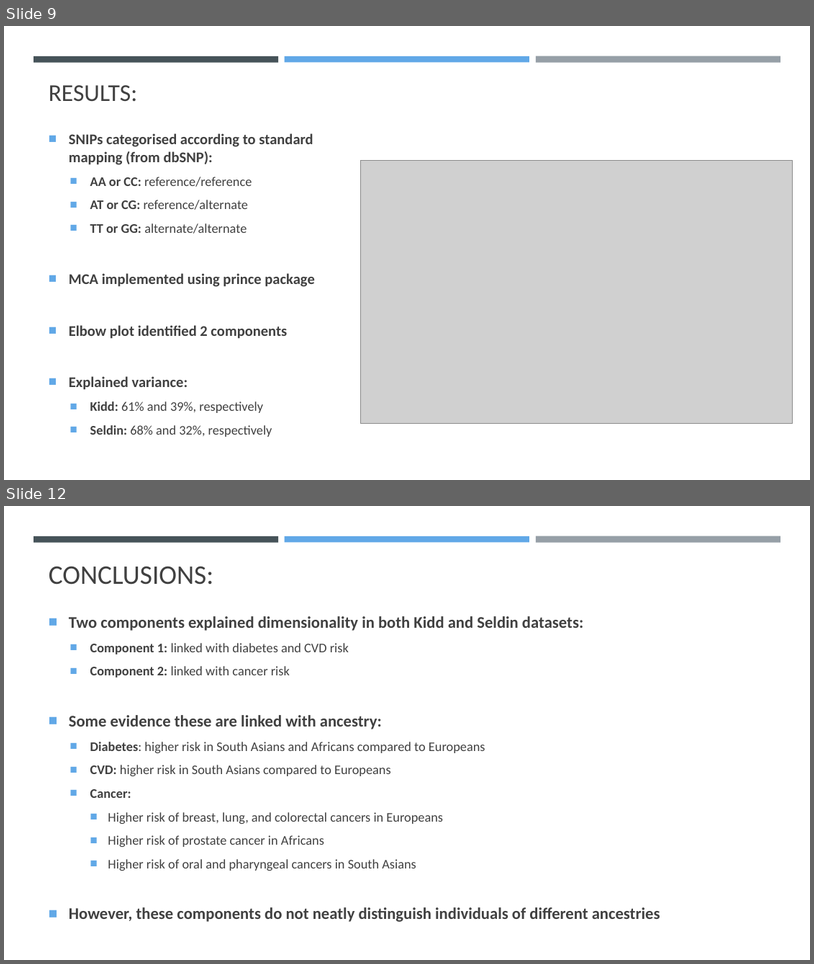
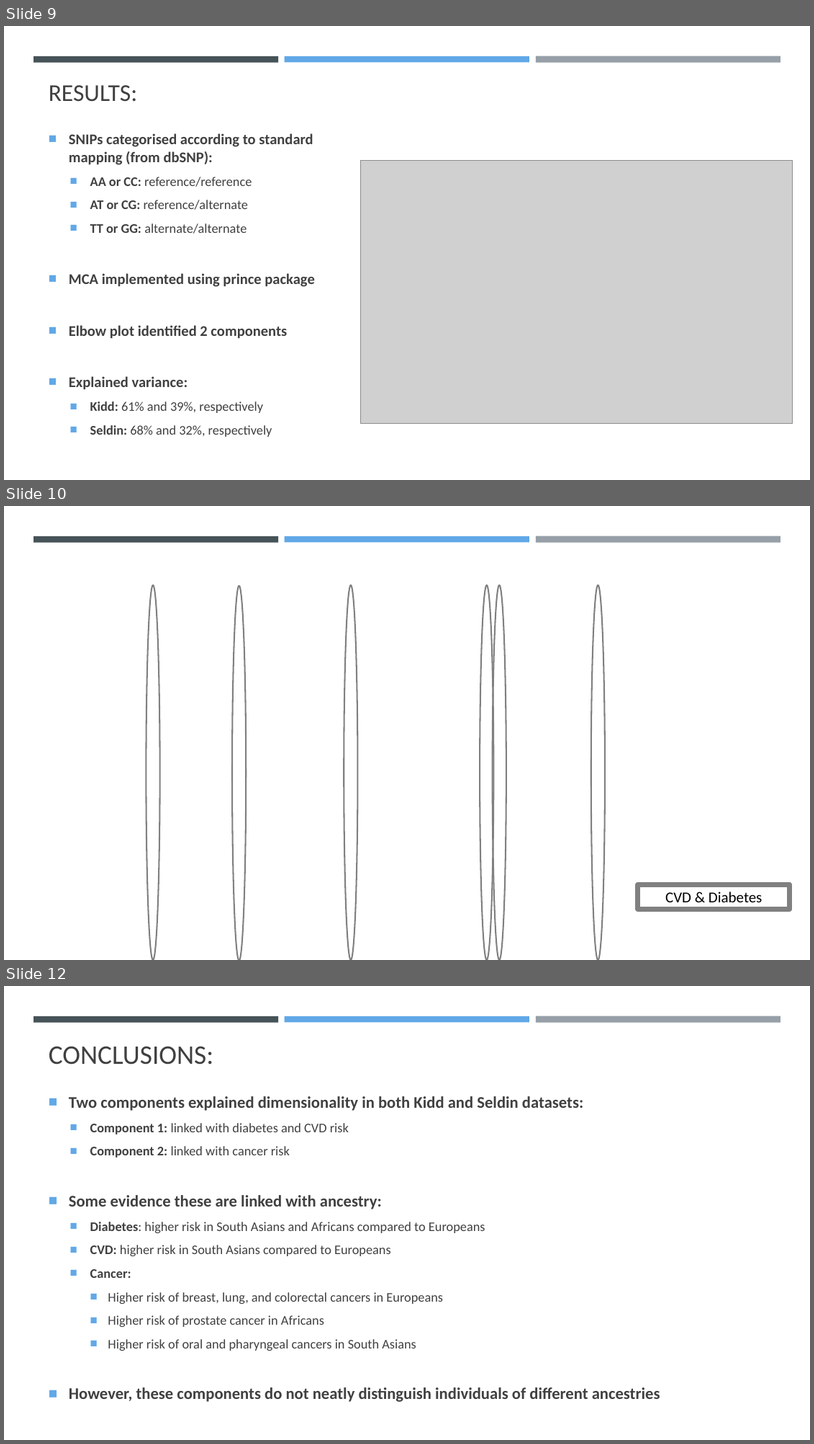
Before and after one commit to K-G-Witt/project4-team1, a slide deck: 1000genomes_Presentation.pptx. Shown one above the other, each under a label of ours: slides 9 and 12 before the commit, slides 9, 10 and 12 after it; the slides between them are not shown. The pictures are 814x964 and 814x1444 pixels, drawn with LibreOffice and Linux fonts; fonts in the diff are those of the drawing; grey boxes stand for pictures; background and template pictures are left out. Boxes give left, top, right and bottom in pixels: in the first picture for what was removed or moved away, otherwise in the second. Text is boxed around its words. In the diff, an @@ line names an element or a change of style, - is before the commit and + after.

```diff
--- a/1000genomes_Presentation.pptx
+++ b/1000genomes_Presentation.pptx
@@ slide 10 added at (4,506,810,960), background picture (left out); not listed: 3 template elements that a slide beside it also shows @@
@@ rectangle added at (13,565,110,585), fill #FFFFFF, outline #FFFFFF 1.75 pt @@
@@ rectangle added at (8,590,110,602), fill #FFFFFF, outline #FFFFFF 1.75 pt @@
@@ ellipse added at (146,585,160,960), outline #808080 1.75 pt @@
@@ ellipse added at (232,586,246,960), outline #808080 1.75 pt @@
@@ ellipse added at (344,585,358,960), outline #808080 1.75 pt @@
@@ ellipse added at (480,585,494,960), outline #808080 1.75 pt @@
@@ ellipse added at (493,585,507,960), outline #808080 1.75 pt @@
@@ ellipse added at (592,585,605,960), outline #808080 1.75 pt @@
@@ rectangle added at (638,884,790,908), fill #FFFFFF, outline #808080 6 pt, 18 pt, text #000000 @@
+CVD & Diabetes
```
Also in this commit, not shown: 1 other slide added, 2 slides removed.
